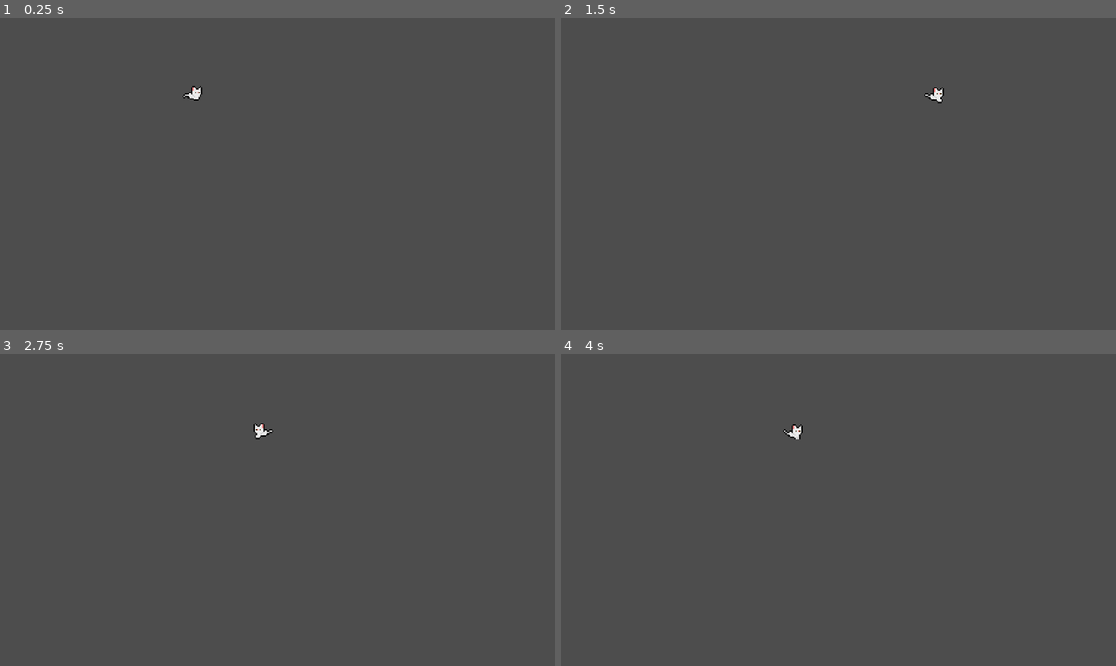
Above: before the commit, frames 1-4 (two rows, left to right).
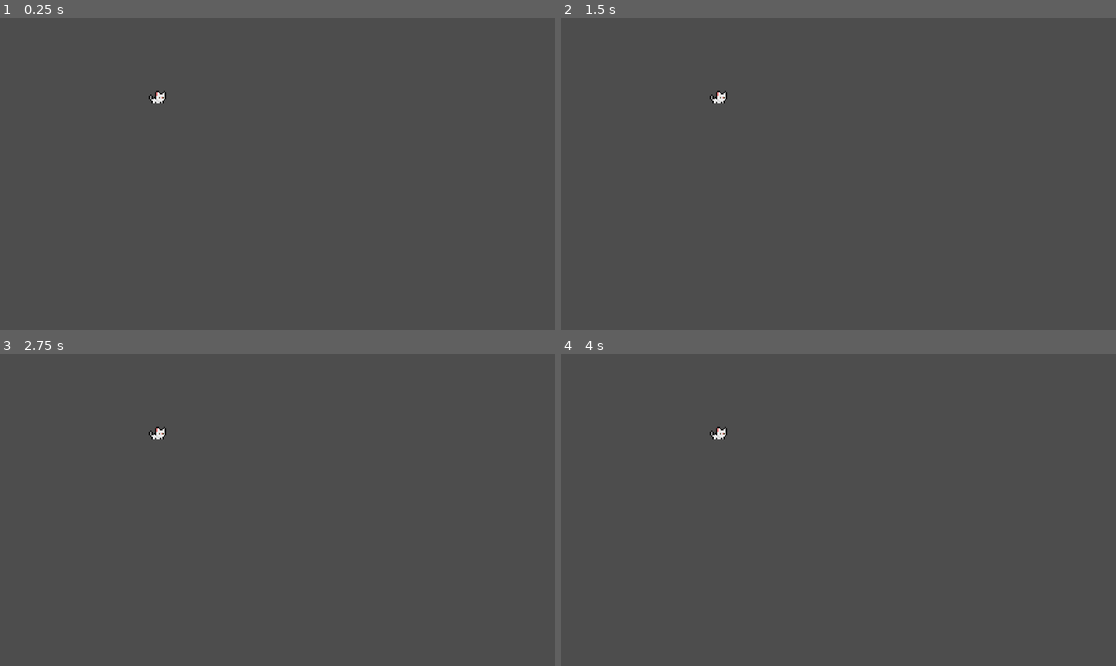
Above: after the commit, the same moments.

Repository: jus2tomate83/Godot2DGame
Game: Godot game, scene res://Mob/Animals Path/Cat/Path Follow/Cat_Path.tscn
Same seed, same stepped clock (60 frames per second), same inputs: the game is played once before the commit and once after it. This scene is started directly instead of the project's main scene.
Inputs:
- Up to frame 1 (0.25 s): no input
- Up to frame 2 (1.5 s): hold D (droite) from 0.53 s (still down); tap Space (jump) at 0.77 s
- Up to frame 3 (2.75 s): tap Space (jump) at 1.52 s; release D (droite) at 2.03 s; hold Q (gauche) from 2.03 s (still down)
- Up to frame 4 (4 s): release Q (gauche) at 2.78 s; hold D (droite) from 2.78 s (still down); tap Space (jump) at 3.02, 3.77 s

The runs differ from the first frame. In frame 1, 0.2% of the frame differs, in the area x 26-37%, y 21-28%; in frame 2, 0.2%, in the area x 26-70%, y 22-28%; in frame 3, 0.2%; in frame 4, 0.2%.

Commit message:
Cat Idle Option

Diff:
--- a/Mob/Animals Path/Cat/Path Follow/Cat_Path.tscn
+++ b/Mob/Animals Path/Cat/Path Follow/Cat_Path.tscn
@@ -19,6 +19,7 @@
 [node name="PathFollow2D" type="PathFollow2D" parent="Path2D"]
 position = Vector2(322, 161)
 script = ExtResource("1_wa474")
+idle_cat = true
 
 [node name="Cat" parent="Path2D/PathFollow2D" instance=ExtResource("2_s16n0")]
 script = ExtResource("3_276mw")
--- a/Mob/Animals Path/Cat/Path Follow/Cat_PathFollow2D.gd
+++ b/Mob/Animals Path/Cat/Path Follow/Cat_PathFollow2D.gd
@@ -1,23 +1,29 @@
 extends PathFollow2D
 var velocity = Vector2.ZERO
 @export var runSpeed = 300
+@export var idle_cat = false
 var last_position
-var Cat_pos_start
+var Mouse_pos_start
+
+
 # Called when the node enters the scene tree for the first time.
 func _ready():
-	Cat_pos_start = $Cat/AnimatedSprite2D.position
+	Mouse_pos_start =$Cat/AnimatedSprite2D.position
 
 
 # Called every frame. 'delta' is the elapsed time since the previous frame.
 func _process(delta):
-	last_position = position[0]
-	set_progress(get_progress() + runSpeed*delta)
-	if position[0] < last_position:
-		$Cat/AnimatedSprite2D.flip_v = true
+	if idle_cat == true:
+		$Cat/AnimatedSprite2D.play("Idle")
+	if idle_cat == false:
+		$Cat/AnimatedSprite2D.play("Run")
+		last_position = position[0]
+		set_progress(get_progress() + runSpeed*delta)
+		if position[0] < last_position:
+			$Cat/AnimatedSprite2D.flip_v = true
 
-
-	if position[0] > last_position:
-		$Cat/AnimatedSprite2D.flip_v = false
-	if progress_ratio == 1:
-		while progress_ratio != 0:
-				set_progress(get_progress() - runSpeed*delta)
+		if position[0] > last_position:
+			$Cat/AnimatedSprite2D.flip_v = false
+		if progress_ratio == 1:
+			while progress_ratio != 0:
+					set_progress(get_progress() - runSpeed*delta)
--- a/Mob/Animals Path/Cat/Sprite/Cat.gd
+++ b/Mob/Animals Path/Cat/Sprite/Cat.gd
@@ -1,4 +1,4 @@
 extends Sprite2D
 
 func _physics_process(delta):
-	$AnimatedSprite2D.play("Run")
+	pass
